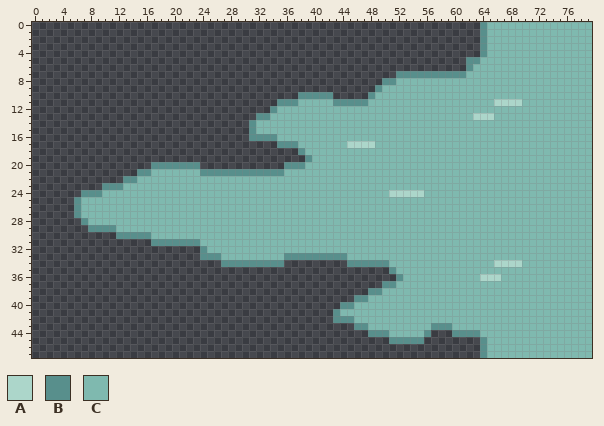
A pixel-art file gets an edit: ArtReview/E3-E2-Art-20261103/Native/river_flood_high.aseprite. The picture above is the old version.
80x48 pixels, 1 frame.
Palette (. is transparent): A #acd6ca  B #588f8c  C #7fb9af
Pixels before (only the part around the change), first column x 0:
 0 ................................................................BCCCCCCCCCCCCCCC
 1 ................................................................BCCCCCCCCCCCCCCC
 2 ................................................................BCCCCCCCCCCCCCCC
 3 ................................................................BCCCCCCCCCCCCCCC
 4 ................................................................BCCCCCCCCCCCCCCC
 5 ..............................................................BBCCCCCCCCCCCCCCCC
 6 ..............................................................BCCCCCCCCCCCCCCCCC
 7 ....................................................BBBBBBBBBBCCCCCCCCCCCCCCCCCC
 8 ..................................................BBCCCCCCCCCCCCCCCCCCCCCCCCCCCC
 9 .................................................BCCCCCCCCCCCCCCCCCCCCCCCCCCCCCC
10 ......................................BBBBB.....BCCCCCCCCCCCCCCCCCCCCCCCCCCCCCCC
11 ...................................BBBCCCCCBBBBBCCCCCCCCCCCCCCCCCCAAAACCCCCCCCCC
12 ..................................BCCCCCCCCCCCCCCCCCCCCCCCCCCCCCCCCCCCCCCCCCCCCC
13 ................................BBCCCCCCCCCCCCCCCCCCCCCCCCCCCCCAAACCCCCCCCCCCCCC
14 ...............................BCCCCCCCCCCCCCCCCCCCCCCCCCCCCCCCCCCCCCCCCCCCCCCCC
15 ...............................BCCCCCCCCCCCCCCCCCCCCCCCCCCCCCCCCCCCCCCCCCCCCCCCC
16 ...............................BBBBCCCCCCCCCCCCCCCCCCCCCCCCCCCCCCCCCCCCCCCCCCCCC
17 ...................................BBBCCCCCCCAAAACCCCCCCCCCCCCCCCCCCCCCCCCCCCCCC
18 ......................................BCCCCCCCCCCCCCCCCCCCCCCCCCCCCCCCCCCCCCCCCC
19 .......................................BCCCCCCCCCCCCCCCCCCCCCCCCCCCCCCCCCCCCCCCC
20 .................BBBBBBB............BBBCCCCCCCCCCCCCCCCCCCCCCCCCCCCCCCCCCCCCCCCC
21 ...............BBCCCCCCCBBBBBBBBBBBBCCCCCCCCCCCCCCCCCCCCCCCCCCCCCCCCCCCCCCCCCCCC
22 .............BBCCCCCCCCCCCCCCCCCCCCCCCCCCCCCCCCCCCCCCCCCCCCCCCCCCCCCCCCCCCCCCCCC
23 ..........BBBCCCCCCCCCCCCCCCCCCCCCCCCCCCCCCCCCCCCCCCCCCCCCCCCCCCCCCCCCCCCCCCCCCC
24 .......BBBCCCCCCCCCCCCCCCCCCCCCCCCCCCCCCCCCCCCCCCCCAAAAACCCCCCCCCCCCCCCCCCCCCCCC
25 ......BCCCCCCCCCCCCCCCCCCCCCCCCCCCCCCCCCCCCCCCCCCCCCCCCCCCCCCCCCCCCCCCCCCCCCCCCC
26 ......BCCCCCCCCCCCCCCCCCCCCCCCCCCCCCCCCCCCCCCCCCCCCCCCCCCCCCCCCCCCCCCCCCCCCCCCCC
27 ......BCCCCCCCCCCCCCCCCCCCCCCCCCCCCCCCCCCCCCCCCCCCCCCCCCCCCCCCCCCCCCCCCCCCCCCCCC
28 .......BCCCCCCCCCCCCCCCCCCCCCCCCCCCCCCCCCCCCCCCCCCCCCCCCCCCCCCCCCCCCCCCCCCCCCCCC
29 ........BBBBCCCCCCCCCCCCCCCCCCCCCCCCCCCCCCCCCCCCCCCCCCCCCCCCCCCCCCCCCCCCCCCCCCCC
30 ............BBBBBCCCCCCCCCCCCCCCCCCCCCCCCCCCCCCCCCCCCCCCCCCCCCCCCCCCCCCCCCCCCCCC
31 .................BBBBBBBCCCCCCCCCCCCCCCCCCCCCCCCCCCCCCCCCCCCCCCCCCCCCCCCCCCCCCCC
32 ........................BCCCCCCCCCCCCCCCCCCCCCCCCCCCCCCCCCCCCCCCCCCCCCCCCCCCCCCC
33 ........................BBBCCCCCCCCCBBBBBBBBBCCCCCCCCCCCCCCCCCCCCCCCCCCCCCCCCCCC
34 ...........................BBBBBBBBB.........BBBBBBCCCCCCCCCCCCCCCAAAACCCCCCCCCC
35 ...................................................BCCCCCCCCCCCCCCCCCCCCCCCCCCCC
36 ....................................................BCCCCCCCCCCCAAACCCCCCCCCCCCC
37 ..................................................BBCCCCCCCCCCCCCCCCCCCCCCCCCCCC
38 ................................................BBCCCCCCCCCCCCCCCCCCCCCCCCCCCCCC
39 ..............................................BBCCCCCCCCCCCCCCCCCCCCCCCCCCCCCCCC
40 ............................................BBCCCCCCCCCCCCCCCCCCCCCCCCCCCCCCCCCC
41 ...........................................BCCCCCCCCCCCCCCCCCCCCCCCCCCCCCCCCCCCC
42 ...........................................BBBCCCCCCCCCCCCCCCCCCCCCCCCCCCCCCCCCC
43 ..............................................BBCCCCCCCCCBBBCCCCCCCCCCCCCCCCCCCC
44 ................................................BBBCCCCCB...BBBBCCCCCCCCCCCCCCCC
45 ...................................................BBBBB........BCCCCCCCCCCCCCCC
46 ................................................................BCCCCCCCCCCCCCCC
47 ................................................................BCCCCCCCCCCCCCCC
The same view after the edit:
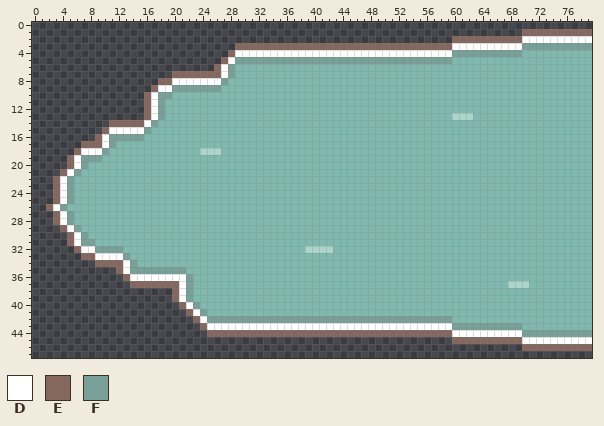
Colours new in this view: D #ffffff  E #84675e  F #78a099
Commit message: Refine flood banks and fill northeast ferry sea context
Difference:
Changed rows in their new state; - is an unchanged pixel.
first column x 2:
 0 --------------------------------------------------------------................
 1 --------------------------------------------------------------......EEEEEEEEEE
 2 ----------------------------------------------------------EEEEEEEEEEDDDDDDDDDD
 3 ---------------------------EEEEEEEEEEEEEEEEEEEEEEEEEEEEEEEDDDDDDDDDDFFFFFFFFFF
 4 --------------------------EDDDDDDDDDDDDDDDDDDDDDDDDDDDDDDDFFFFFFFFFF----------
 5 -------------------------EDFFFFFFFFFFFFFFFFFFFFFFFFFFFFFFFCCCC----------------
 6 ------------------------EDFCCCCCCCCCCCCCCCCCCCCCCCCCCCCCCCCCC-----------------
 7 ------------------EEEEEEEDFCCCCCCCCCCCCCCCCCCCCCCCCCCCCCCCCC------------------
 8 ----------------EEDDDDDDDFCCCCCCCCCCCCCCCCCCCCCCCC----------------------------
 9 ---------------EDDFFFFFFFCCCCCCCCCCCCCCCCCCCCCCC------------------------------
10 --------------EDFFCCCCCCCCCCCCCCCCCCCCCCCCCCCCC-------------------------------
11 --------------EDFCCCCCCCCCCCCCCCCCCC-----CCCCC------------------CCCC----------
12 --------------EDFCCCCCCCCCCCCCCCC---------------------------------------------
13 --------------EDFCCCCCCCCCCCCCCC--------------------------AAACCC--------------
14 ---------EEEEEDFCCCCCCCCCCCCCC------------------------------------------------
15 --------EDDDDDFCCCCCCCCCCCCCCC------------------------------------------------
16 -------EDFFFFFCCCCCCCCCCCCCCCCCCC---------------------------------------------
17 -----EEEDFCCCCCCCCCCCCCCCCCCCCCCCCCC-------CCCC-------------------------------
18 ----EDDDFCCCCCCCCCCCCCAAACCCCCCCCCCCC-----------------------------------------
19 ---EDFFFCCCCCCCCCCCCCCCCCCCCCCCCCCCCCC----------------------------------------
20 ---EDFCCCCCCCCCCCCCCCCCCCCCCCCCCCCCCC-----------------------------------------
21 --EDFCCCCCCCCCC-------CCCCCCCCCCCC--------------------------------------------
22 -EDFCCCCCCCCC-----------------------------------------------------------------
23 -EDFCCCCCCC-------------------------------------------------------------------
24 -EDFCCCC-----------------------------------------CCCCC------------------------
25 -EDFC-------------------------------------------------------------------------
26 EDFCC-------------------------------------------------------------------------
27 -EDFC-------------------------------------------------------------------------
28 -EDFCC------------------------------------------------------------------------
29 --EDFCCCCC--------------------------------------------------------------------
30 ---EDFCCCCCCCCC---------------------------------------------------------------
31 ---EDFFCCCCCCCCCCCCCCC--------------------------------------------------------
32 ----EDDFFFFCCCCCCCCCCCC--------------AAAA-------------------------------------
33 -----EEDDDDFCCCCCCCCCCCCC---------CCCCCCCCC-----------------------------------
34 -------EEEEDFCCCCCCCCCCCCCCCCCCCCCCCCCCCCCCCCCCCC---------------CCCC----------
35 ----------EDFFFFFFFFCCCCCCCCCCCCCCCCCCCCCCCCCCCCCC----------------------------
36 -----------EDDDDDDDDFCCCCCCCCCCCCCCCCCCCCCCCCCCCCCC-----------CCC-------------
37 ------------EEEEEEEDFCCCCCCCCCCCCCCCCCCCCCCCCCCCCC----------------AAA---------
38 ------------------EDFCCCCCCCCCCCCCCCCCCCCCCCCCCC------------------------------
39 ------------------EDFCCCCCCCCCCCCCCCCCCCCCCCCC--------------------------------
40 -------------------EDFCCCCCCCCCCCCCCCCCCCCCC----------------------------------
41 --------------------EDFCCCCCCCCCCCCCCCCCCC------------------------------------
42 ---------------------EDFFFFFFFFFFFFFFFFFFFFFFFFFFFFFFFFFFF--------------------
43 ----------------------EDDDDDDDDDDDDDDDDDDDDDDDDDDDDDDDDDDDFFFFFFFFFF----------
44 -----------------------EEEEEEEEEEEEEEEEEEEEEEEEEEEEEEEEEEEDDDDDDDDDDFFFFFFFFFF
45 -------------------------------------------------.....----EEEEEEEEEEDDDDDDDDDD
46 --------------------------------------------------------------......EEEEEEEEEE
47 --------------------------------------------------------------................
Pixel boxes of the changes (left, top, right, bottom) in both pictures:
changed: (46, 22, 592, 358)
